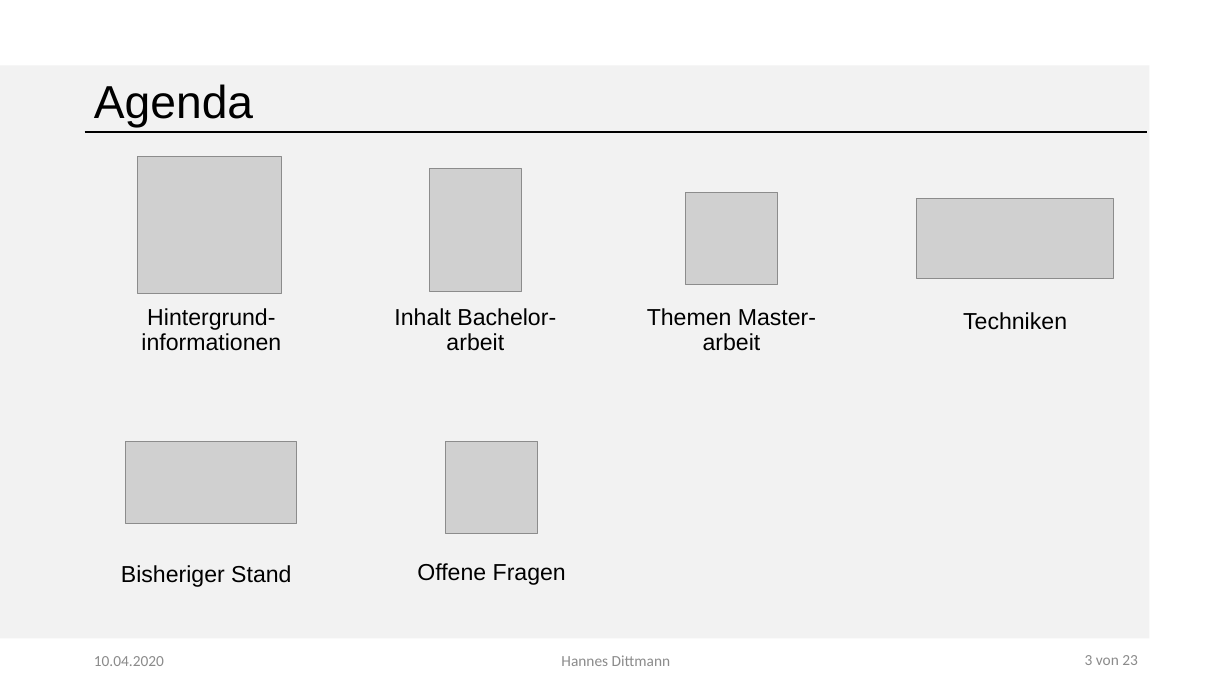
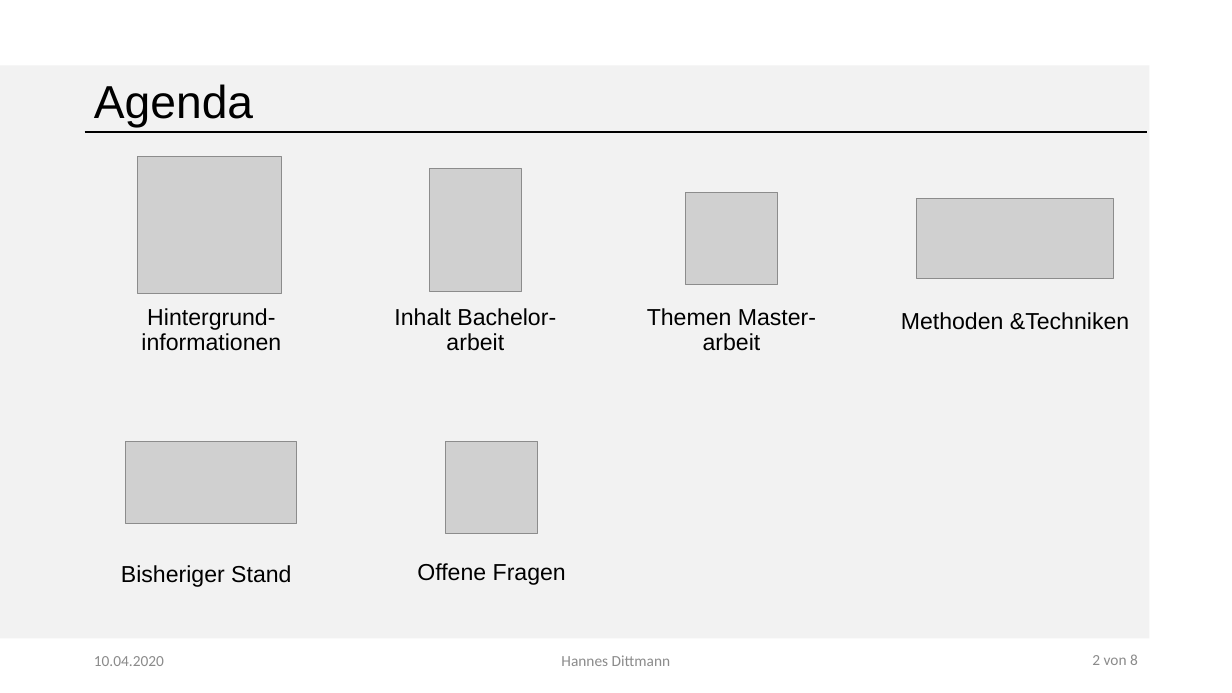
Before and after one commit to GiulliMo/Master_Doc, a slide deck: slide 2 of Präsentationen/HSHL/Besprechung_Göbel.pptx. Drawn at 1232x693 pixels with LibreOffice and Linux fonts; fonts in the diff are those of the drawing; grey boxes stand for pictures; background and template pictures are left out. Boxes give left, top, right and bottom in pixels: in the first picture for what was removed or moved away, otherwise in the second. Text is boxed around its words. In the diff, an @@ line names an element or a change of style, - is before the commit and + after.

```diff
--- a/Präsentationen/HSHL/Besprechung_Göbel.pptx
+++ b/Präsentationen/HSHL/Besprechung_Göbel.pptx
@@ text at (x1=901, y1=312, x2=1129, y2=330): text changed @@
-Techniken
+Methoden &Techniken
@@ text at (x1=1092, y1=654, x2=1138, y2=665): text changed @@
-3 von 23
+2 von 8
```
Also in this commit, not shown: 7 other slides changed, 1 other file.
